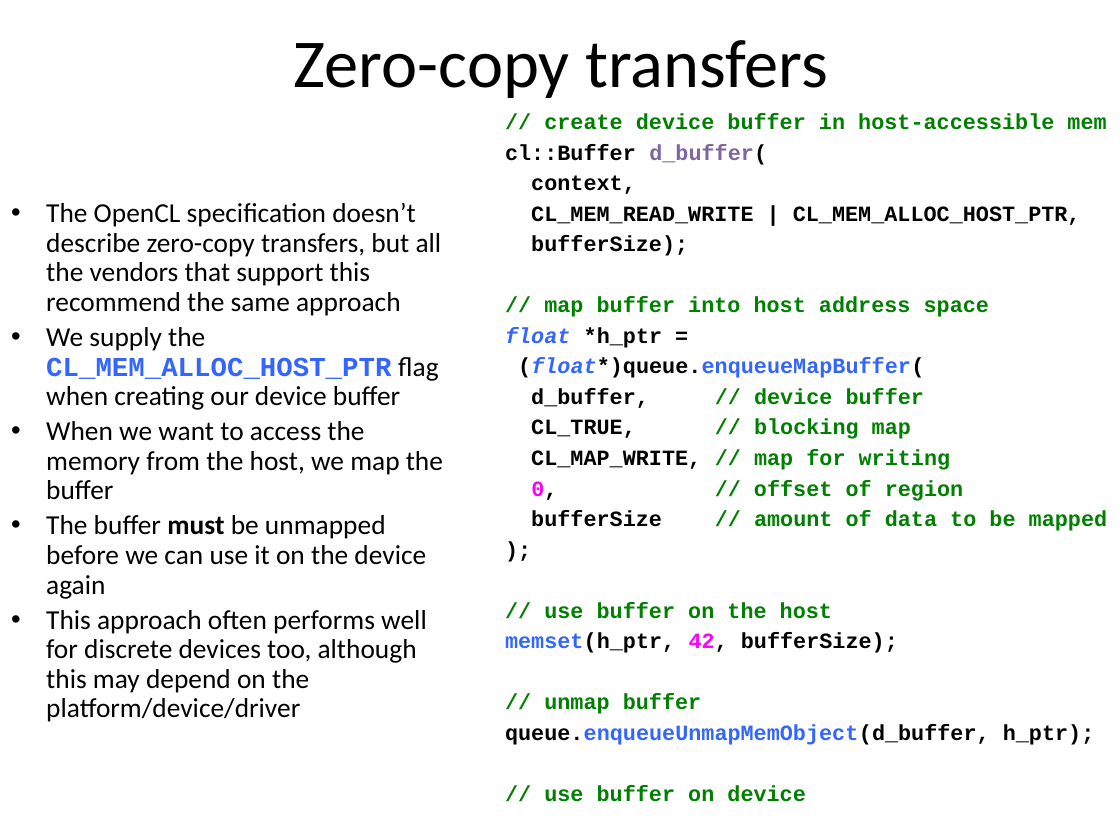
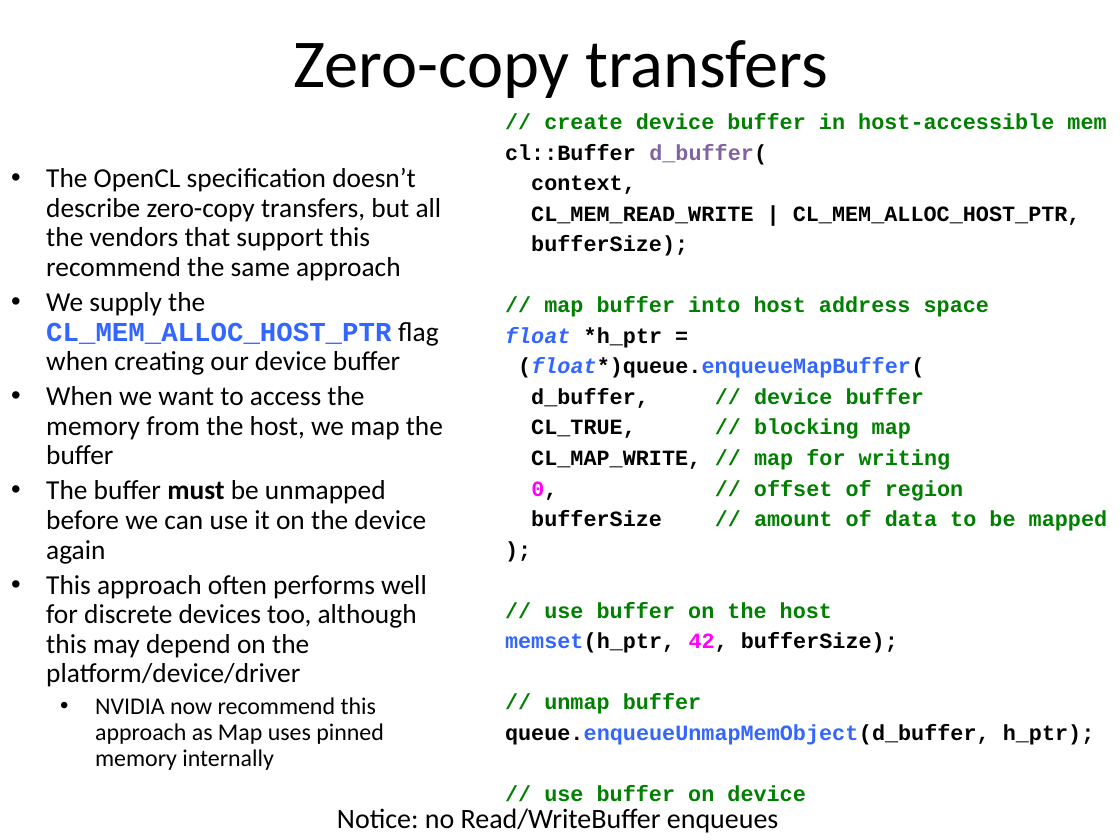
Before and after one commit to UoB-HPC/opencl-training-code, a slide deck: slide 27 of slides/advanced_part1.pptx (slide 26 before the commit). Drawn at 1120x840 pixels with LibreOffice and Linux fonts; fonts in the diff are those of the drawing. Boxes give left, top, right and bottom in pixels: in the first picture for what was removed or moved away, otherwise in the second. Text is boxed around its words. In the diff, an @@ line names an element or a change of style, - is before the commit and + after.

Commit message:
Minor updates to part 1
Expanded a little on the pinned memory to make it clearer to follow

```diff
--- a/slides/advanced_part1.pptx
+++ b/slides/advanced_part1.pptx
@@ text at [95,697,384,770]: paragraph added @@
+  • NVIDIA now recommend this approach as Map uses pinned memory internally
@@ text added at [337,808,778,833], 18 pt, text #000000 @@
+Notice: no Read/WriteBuffer enqueues
```
Also in this commit, not shown: 4 other slides changed, 1 slide added.
